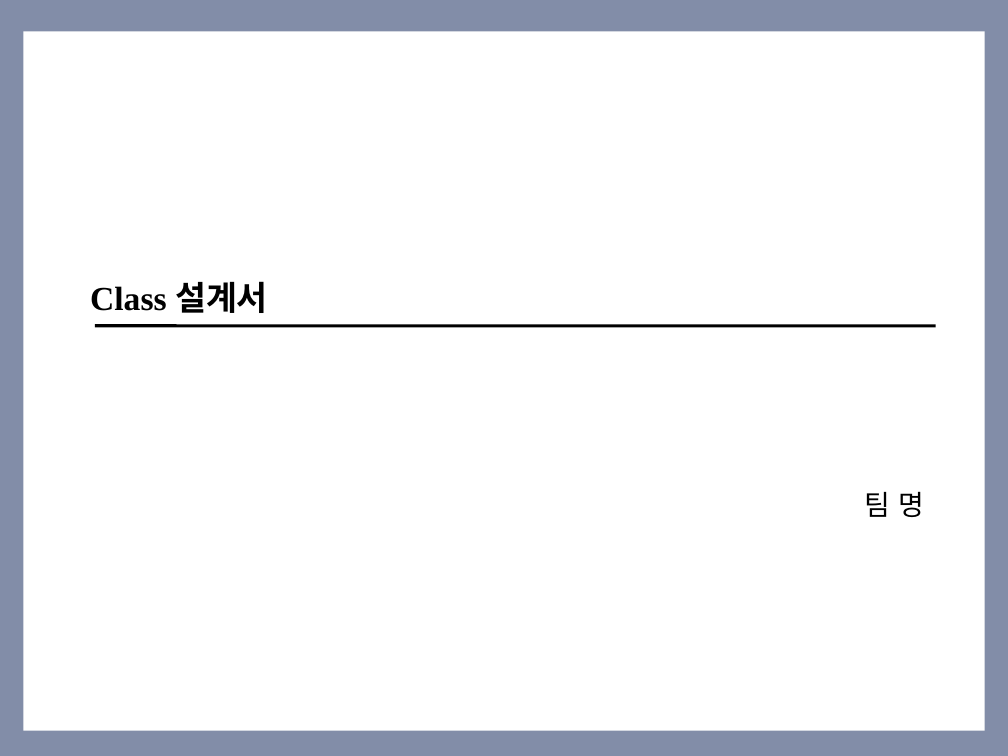
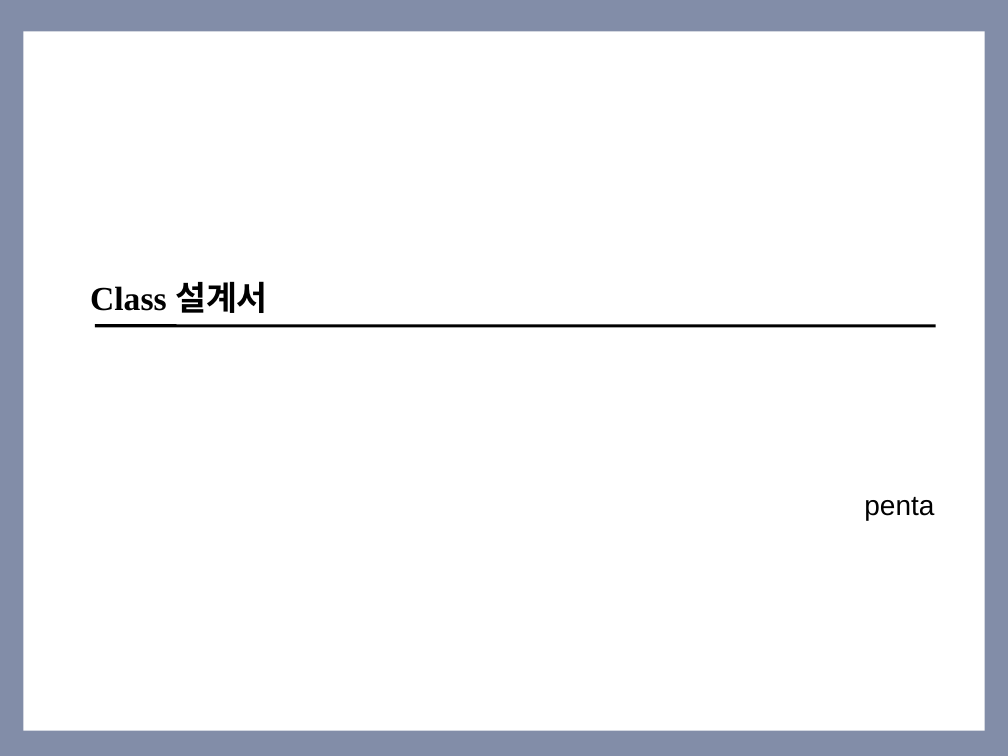
Before and after one commit to SE-admin/SE2017_5_mixharmony, a slide deck: slide 1 of doc/3_ 설계서/Class Design_05_penta.pptx. Drawn at 1008x756 pixels with LibreOffice and Linux fonts; fonts in the diff are those of the drawing. Boxes give left, top, right and bottom in pixels: in the first picture for what was removed or moved away, otherwise in the second. Text is boxed around its words. In the diff, an @@ line names an element or a change of style, - is before the commit and + after.

Commit message:
Class 설계서 V1.1 클래스 상세정보 수정완료

```diff
--- a/doc/3_ 설계서/Class Design_05_penta.pptx
+++ b/doc/3_ 설계서/Class Design_05_penta.pptx
@@ text at [864,497,934,520]: text changed @@
-팀 명
+penta
```
Also in this commit, not shown: 1 other slide changed, 1 slide added, 1 slide removed.
